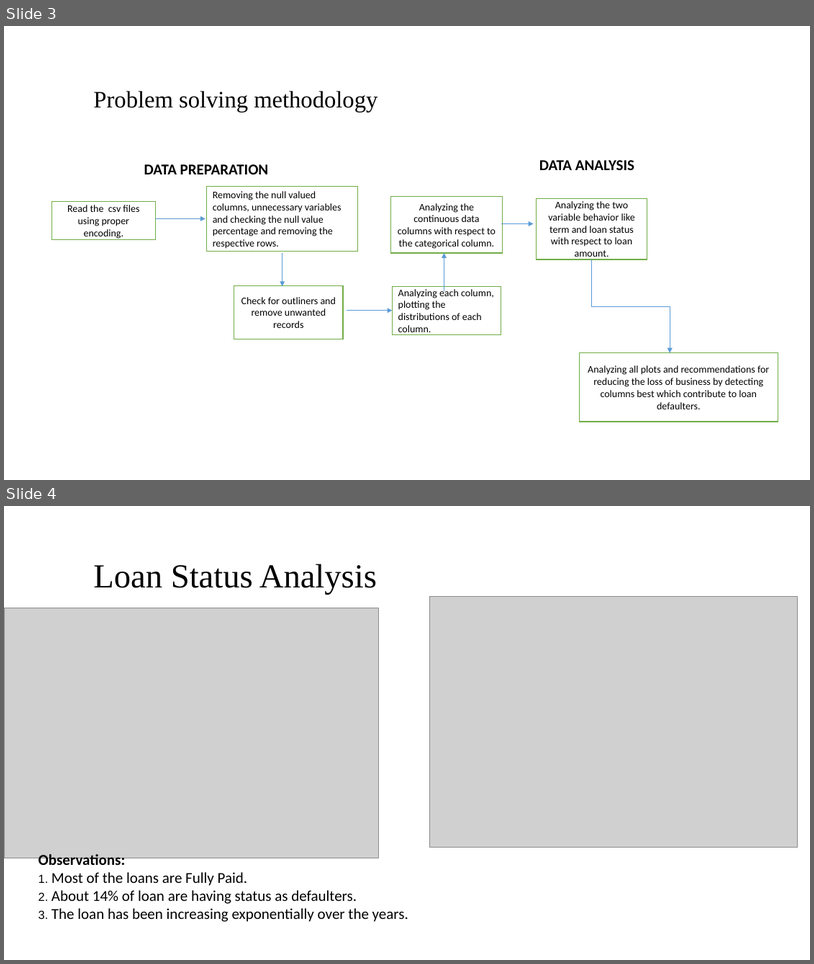
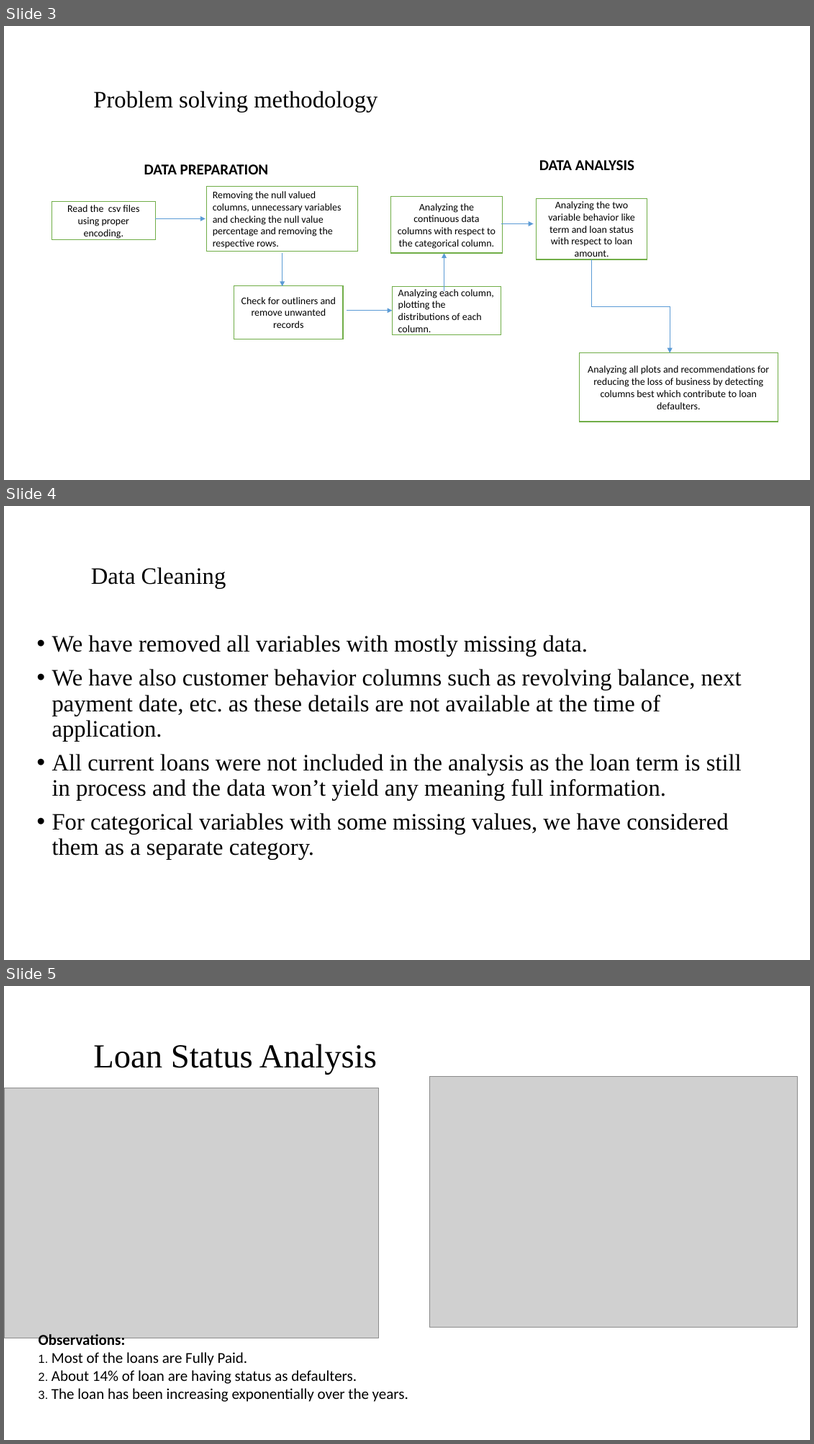
Before and after one commit to ArjunAshokKumar/Lending-Club-Case-Study, a slide deck: Niraj Kumar.pptx. Shown one above the other, each under a label of ours: slides 3 and 4 before the commit, slides 3, 4 and 5 after it. The pictures are 814x964 and 814x1444 pixels, drawn with LibreOffice and Linux fonts; fonts in the diff are those of the drawing; grey boxes stand for pictures; background and template pictures are left out. Boxes give left, top, right and bottom in pixels: in the first picture for what was removed or moved away, otherwise in the second. Text is boxed around its words. In the diff, an @@ line names an element or a change of style, - is before the commit and + after.

Commit message:
Income analysis and  PPT

```diff
--- a/Niraj Kumar.pptx
+++ b/Niraj Kumar.pptx
@@ slide 4 added at (4,506,810,960), background #FFFFFF @@
@@ title added at (91,567,226,589), 28 pt, text #000000 @@
+Data Cleaning
@@ text added at (52,635,742,860), 28 pt, text #000000 @@
+• We have removed all variables with mostly missing data.
+• We have also customer behavior columns such as revolving balance, next payment date, etc. as these details are not available at the time of application.
+• All current loans were not included in the analysis as the loan term is still in process and the data won’t yield any meaning full information.
+• For categorical variables with some missing values, we have considered them as a separate category.
@@ what was slide 4 is now slide 5 @@
```
Also in this commit, not shown: 7 other slides added, 5 slides removed, 1 other file.
